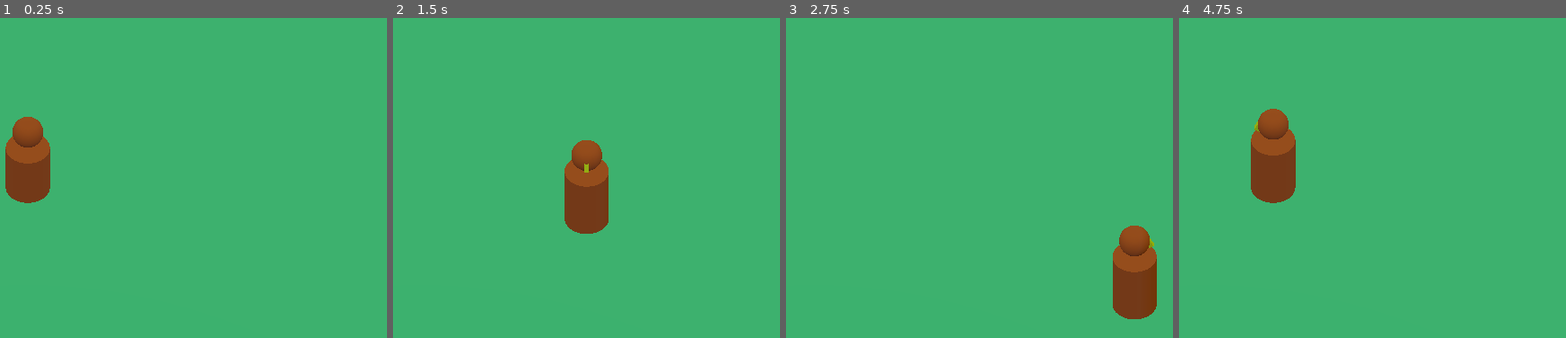
Above: before the commit, frames 1-4 (left to right).
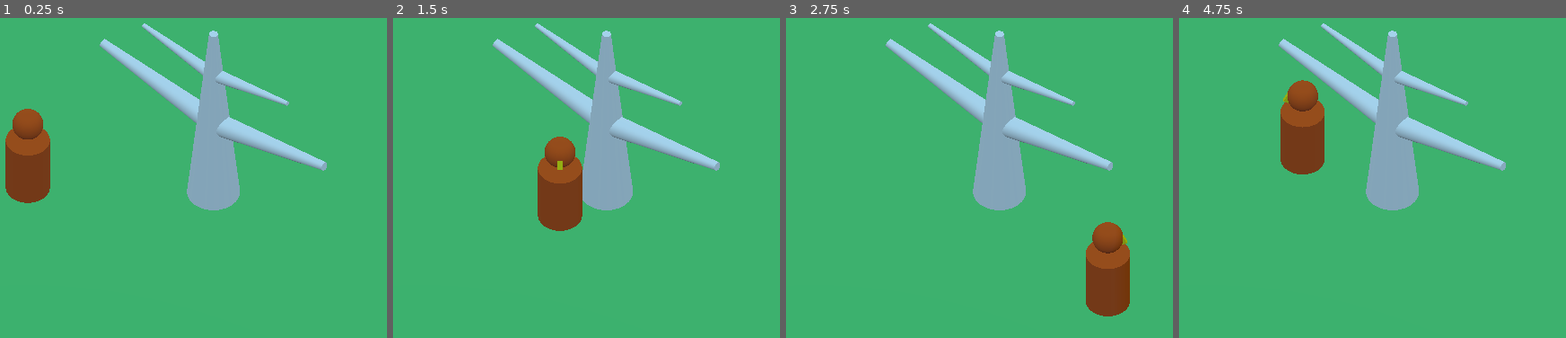
Above: after the commit, the same moments.

Repository: Jade1724/godot-apple-picking-prototype-v1
Game: Godot game, scene res://Main.tscn
The game is run twice, just before and just after one commit, with the same random seed, the same clock (stepped at 60 frames per second) and the same inputs.
Inputs:
- Up to frame 1 (0.25 s): no input
- Up to frame 2 (1.5 s): tap Enter at 0.5 s; hold D (move_right) 0.53-1.28 s; hold S (move_back) from 1.28 s (still down)
- Up to frame 3 (2.75 s): release S (move_back) at 2.03 s; hold D (move_right) from 2.03 s (still down)
- Up to frame 4 (4.75 s): release D (move_right) at 2.78 s; hold W (move_forward) 2.78-3.53 s; hold A (move_left) from 3.53 s (still down)

The runs differ from the first frame. In frame 1, 9.0% of the frame differs, in the area x 1-85%, y 1-61%; in frame 2, 11%; in frame 3, 12%; in frame 4, 13%, in the area x 18-85%, y 1-61%.

Commit message:
Instantiated AppleTree to scene Main and fixed a bug of a Pleyer flying

Diff:
--- a/AppleTree.tscn
+++ b/AppleTree.tscn
@@ -62,6 +62,7 @@
 curve = SubResource( 4 )
 
 [node name="SpawnLocation" type="PathFollow" parent="AppleTreePivot/SpawnPath"]
+transform = Transform( 1, 0, 0, 0, 1, 0, 0, 0, 1, -5.95913, 0.288974, 0.00926063 )
 
 [node name="CollisionShape" type="CollisionShape" parent="."]
 transform = Transform( 1, 0, 0, 0, 1, 0, 0, 0, 1, 0, 2, 0 )
--- a/Main.tscn
+++ b/Main.tscn
@@ -1,6 +1,7 @@
-[gd_scene load_steps=5 format=2]
+[gd_scene load_steps=6 format=2]
 
 [ext_resource path="res://Player.tscn" type="PackedScene" id=1]
+[ext_resource path="res://AppleTree.tscn" type="PackedScene" id=2]
 
 [sub_resource type="SpatialMaterial" id=3]
 albedo_color = Color( 0.376471, 0.847059, 0.462745, 1 )
@@ -28,6 +29,7 @@
 
 [node name="Player" parent="." instance=ExtResource( 1 )]
 transform = Transform( 1, 0, 0, 0, 1, 0, 0, 0, 1, 0, 2, 0 )
+collision_mask = 2
 
 [node name="CameraPivot" type="Position3D" parent="."]
 transform = Transform( 1, 0, 0, 0, 0.712247, 0.701929, 0, -0.701929, 0.712247, 0, 0, 0 )
@@ -36,3 +38,7 @@
 transform = Transform( 1, 0, 0, 0, 1, 0, 0, 0, 1, 0, 0, 16.6408 )
 projection = 1
 size = 19.0
+
+[node name="AppleTree" parent="." instance=ExtResource( 2 )]
+transform = Transform( 0.783401, 0, -0.621517, 0, 1, 0, 0.621517, 0, 0.783401, 8.394, 1, 0.273 )
+collision_layer = 2
--- a/Player.gd
+++ b/Player.gd
@@ -2,10 +2,12 @@
 
 # How fast the player moves in meters per second.
 export var speed = 10
+# The downward acceleration when in the air, in meters per second squared.
+export var fall_acceleration = 75
 
 var velocity = Vector3.ZERO
 
-func _physics_process(_delta):
+func _physics_process(delta):
 	# Input direction
 	var direction = Vector3.ZERO
 
@@ -23,6 +25,7 @@
 		direction = direction.normalized()
 		$CharacterPivot.look_at(translation + direction, Vector3.UP)
 
-		velocity.x = direction.x * speed
-		velocity.z = direction.z * speed
-		velocity = move_and_slide(velocity, Vector3.UP)
+	velocity.x = direction.x * speed
+	velocity.z = direction.z * speed
+	velocity.y -= fall_acceleration * delta
+	velocity = move_and_slide(velocity, Vector3.UP)
--- a/project.godot
+++ b/project.godot
@@ -41,6 +41,11 @@
  ]
 }
 
+[layer_names]
+
+3d_physics/layer_1="Player"
+3d_physics/layer_2="AppleTree"
+
 [physics]
 
 common/enable_pause_aware_picking=true
